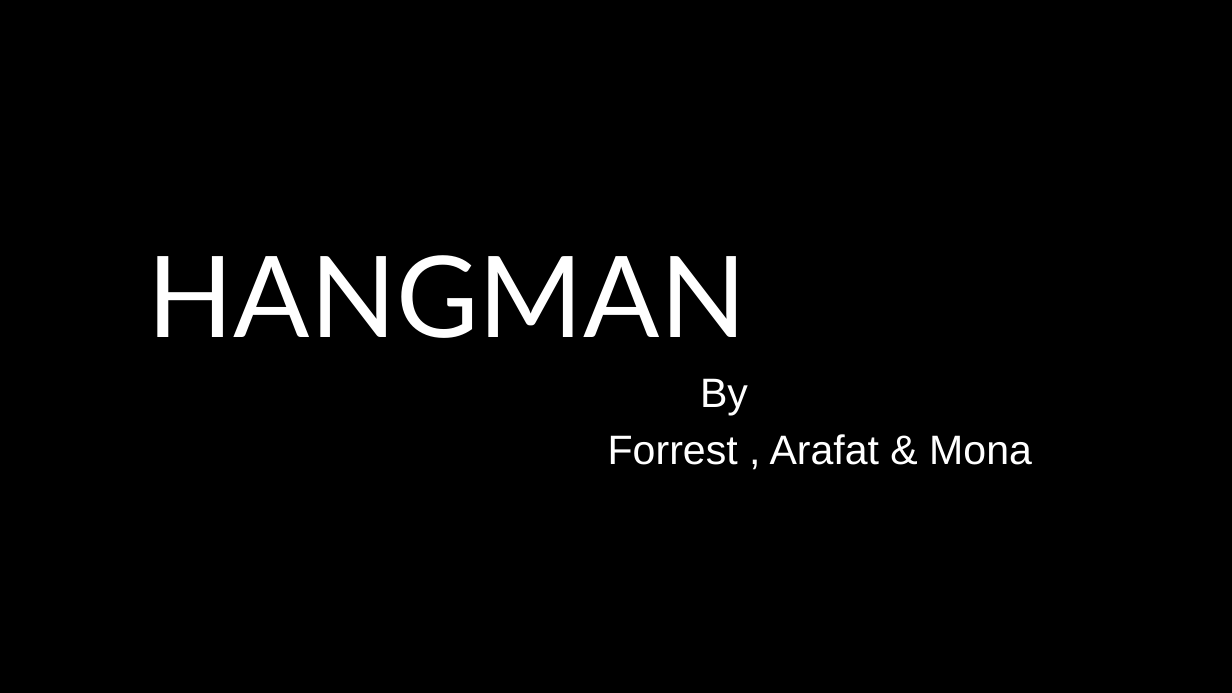
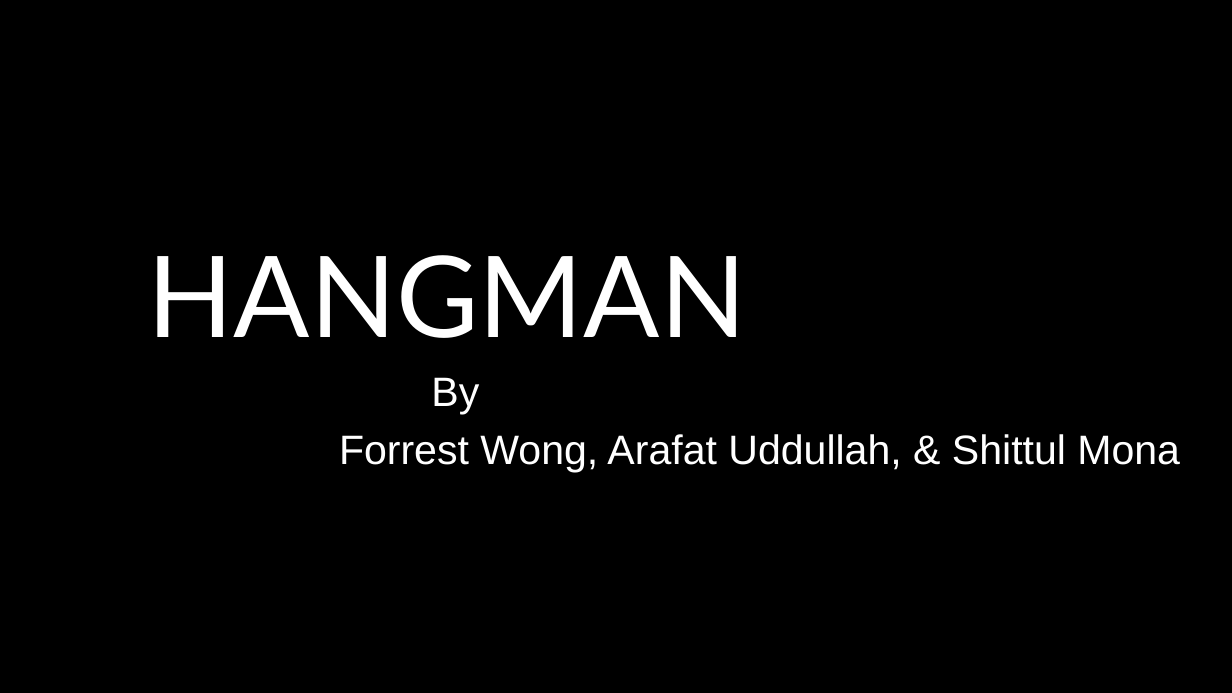
Before and after one commit to Forrestbob/web-project2, a slide deck: slide 1 of project 2.pptx. Drawn at 1232x693 pixels with LibreOffice and Linux fonts; fonts in the diff are those of the drawing; background and template pictures are left out. Boxes give left, top, right and bottom in pixels: in the first picture for what was removed or moved away, otherwise in the second. Text is boxed around its words. In the diff, an @@ line names an element or a change of style, - is before the commit and + after.

```diff
--- a/project 2.pptx
+++ b/project 2.pptx
@@ subtitle "By": place and size @@
-subtitle "By" at bbox=[608, 378, 1032, 465]
+subtitle "By" at bbox=[339, 377, 1180, 472]
@@ subtitle at bbox=[339, 434, 1180, 472]: text changed @@
-Forrest , Arafat & Mona
+Forrest Wong, Arafat Uddullah, & Shittul Mona
```
Also in this commit, not shown: 3 other slides changed, 3 slides added, 3 slides removed.
